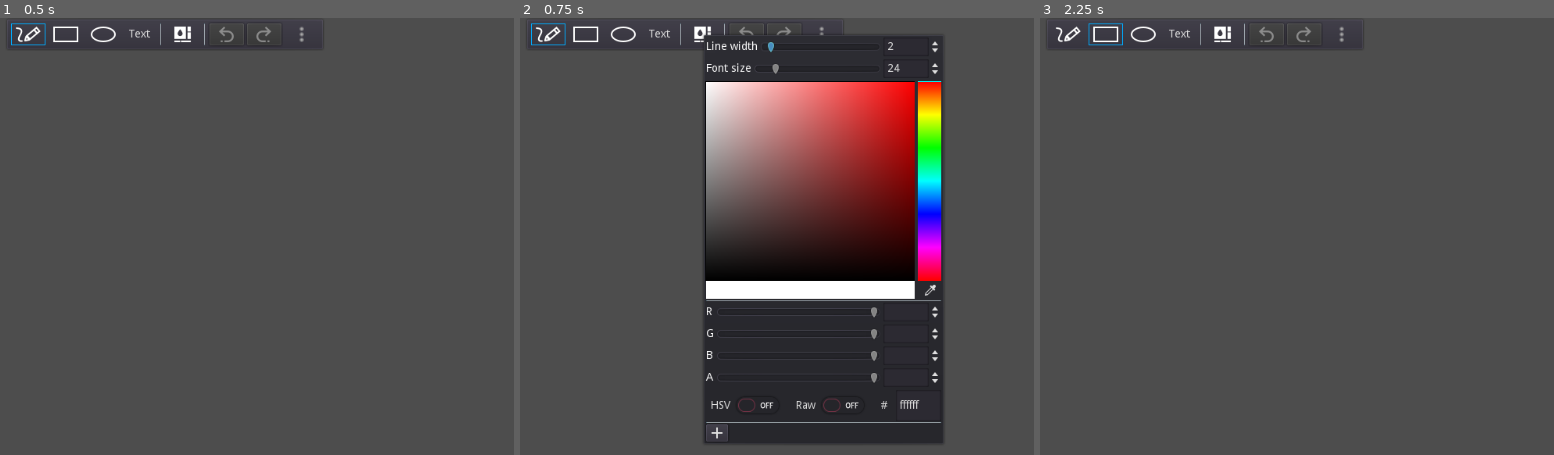
Above: before the commit, frames 1-3 (left to right).
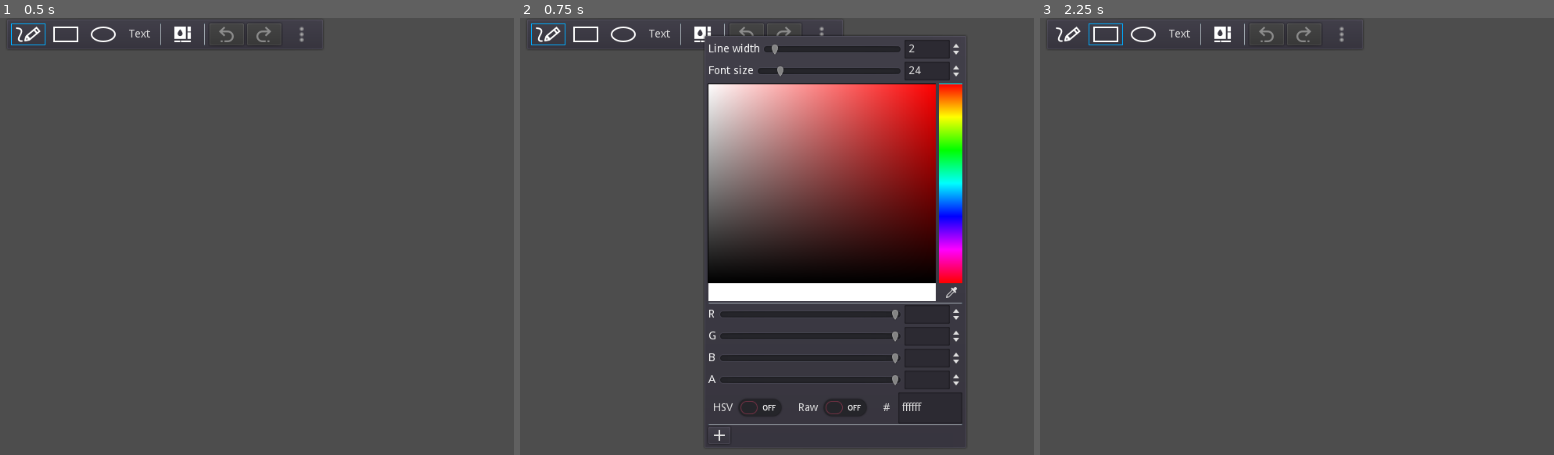
Above: after the commit, the same moments.

Repository: gilzoide/draw-over
Game: Godot game, scene res://main.tscn
Same seed, same stepped clock (60 frames per second), same inputs: the game is played once before the commit and once after it.
Inputs (mouse positions are in pixels of both pictures, inside the frame that each line leads up to):
- Up to frame 1 (0.5 s): no input
- Up to frame 2 (0.75 s): click (705, 35) at 0.5 s
- Up to frame 3 (2.25 s): click (1070, 35) at 1.25 s; click (1106, 35) at 2 s

Frame 1 is identical in both runs. In frame 2, 9.6% of the frame differs, in the area x 35-87%, y 3-99%; in frame 3, nothing differs.

Commit message:
Show BrushEditor as modal instead of using popup, remove BrushEditorPopup

Diff:
--- a/src/brush/BrushEditor.tscn
+++ b/src/brush/BrushEditor.tscn
@@ -2,28 +2,37 @@
 
 [ext_resource path="res://brush/brush_editor.gd" type="Script" id=1]
 
-[node name="BrushEditor" type="VBoxContainer"]
-margin_right = 40.0
-margin_bottom = 40.0
+[node name="BrushEditor" type="PanelContainer"]
+margin_right = 339.0
+margin_bottom = 532.0
 script = ExtResource( 1 )
 __meta__ = {
 "_edit_use_anchors_": false
 }
 
-[node name="LineWidth" type="HBoxContainer" parent="."]
-margin_right = 308.0
+[node name="VBoxContainer" type="VBoxContainer" parent="."]
+margin_left = 7.0
+margin_top = 7.0
+margin_right = 332.0
+margin_bottom = 525.0
+__meta__ = {
+"_edit_use_anchors_": false
+}
+
+[node name="LineWidth" type="HBoxContainer" parent="VBoxContainer"]
+margin_right = 325.0
 margin_bottom = 24.0
 
-[node name="Label" type="Label" parent="LineWidth"]
+[node name="Label" type="Label" parent="VBoxContainer/LineWidth"]
 margin_top = 5.0
 margin_right = 66.0
 margin_bottom = 19.0
 text = "Line width"
 
-[node name="HSlider" type="HSlider" parent="LineWidth"]
+[node name="HSlider" type="HSlider" parent="VBoxContainer/LineWidth"]
 margin_left = 70.0
 margin_top = 4.0
-margin_right = 230.0
+margin_right = 247.0
 margin_bottom = 20.0
 size_flags_horizontal = 3
 size_flags_vertical = 4
@@ -32,26 +41,26 @@
 value = 1.0
 allow_greater = true
 
-[node name="SpinBox" type="SpinBox" parent="LineWidth"]
-margin_left = 234.0
-margin_right = 308.0
+[node name="SpinBox" type="SpinBox" parent="VBoxContainer/LineWidth"]
+margin_left = 251.0
+margin_right = 325.0
 margin_bottom = 24.0
 
-[node name="FontSize" type="HBoxContainer" parent="."]
+[node name="FontSize" type="HBoxContainer" parent="VBoxContainer"]
 margin_top = 28.0
-margin_right = 308.0
+margin_right = 325.0
 margin_bottom = 52.0
 
-[node name="Label" type="Label" parent="FontSize"]
+[node name="Label" type="Label" parent="VBoxContainer/FontSize"]
 margin_top = 5.0
 margin_right = 58.0
 margin_bottom = 19.0
 text = "Font size"
 
-[node name="HSlider" type="HSlider" parent="FontSize"]
+[node name="HSlider" type="HSlider" parent="VBoxContainer/FontSize"]
 margin_left = 62.0
 margin_top = 4.0
-margin_right = 230.0
+margin_right = 247.0
 margin_bottom = 20.0
 size_flags_horizontal = 3
 size_flags_vertical = 4
@@ -60,16 +69,12 @@
 value = 14.0
 allow_greater = true
 
-[node name="SpinBox" type="SpinBox" parent="FontSize"]
-margin_left = 234.0
-margin_right = 308.0
+[node name="SpinBox" type="SpinBox" parent="VBoxContainer/FontSize"]
+margin_left = 251.0
+margin_right = 325.0
 margin_bottom = 24.0
 
-[node name="ColorPicker" type="ColorPicker" parent="."]
+[node name="ColorPicker" type="ColorPicker" parent="VBoxContainer"]
 margin_top = 56.0
-margin_right = 308.0
+margin_right = 325.0
 margin_bottom = 518.0
-
-[connection signal="value_changed" from="LineWidth/HSlider" to="." method="_on_line_width_slider_value_changed"]
-[connection signal="value_changed" from="FontSize/HSlider" to="." method="_on_font_size_slider_value_changed"]
-[connection signal="color_changed" from="ColorPicker" to="." method="_on_color_changed"]
--- a/src/brush/BrushEditorPopup.tscn
+++ /dev/null
@@ -1,20 +0,0 @@
-[gd_scene load_steps=5 format=2]
-
-[ext_resource path="res://autofree_popup.gd" type="Script" id=1]
-[ext_resource path="res://main_settings.tres" type="Resource" id=2]
-[ext_resource path="res://main_brush.tres" type="Resource" id=3]
-[ext_resource path="res://brush/BrushEditor.tscn" type="PackedScene" id=4]
-
-[node name="BrushEditorPopup" type="PopupPanel"]
-margin_right = 316.0
-margin_bottom = 526.0
-focus_mode = 2
-script = ExtResource( 1 )
-
-[node name="BrushEditor" parent="." instance=ExtResource( 4 )]
-margin_left = 4.0
-margin_top = 4.0
-margin_right = 312.0
-margin_bottom = 522.0
-brush = ExtResource( 3 )
-settings = ExtResource( 2 )
--- a/src/brush/brush_editor.gd
+++ b/src/brush/brush_editor.gd
@@ -5,18 +5,18 @@
 # This Source Code Form is subject to the terms of the Mozilla Public
 # License, v. 2.0. If a copy of the MPL was not distributed with this
 # file, You can obtain one at https://mozilla.org/MPL/2.0/.
-extends Control
+extends "res://control_always_inside_viewport.gd"
 
 const Brush = preload("res://brush/brush.gd")
 
-export(Resource) var brush
-export(Resource) var settings
+export(Resource) var brush = preload("res://main_brush.tres")
+export(Resource) var settings = preload("res://main_settings.tres")
 
-onready var _line_width_slider = $LineWidth/HSlider
-onready var _line_width_spinbox = $LineWidth/SpinBox
-onready var _font_size_slider = $FontSize/HSlider
-onready var _font_size_spinbox = $FontSize/SpinBox
-onready var _color_picker = $ColorPicker
+onready var _line_width_slider = $VBoxContainer/LineWidth/HSlider
+onready var _line_width_spinbox = $VBoxContainer/LineWidth/SpinBox
+onready var _font_size_slider = $VBoxContainer/FontSize/HSlider
+onready var _font_size_spinbox = $VBoxContainer/FontSize/SpinBox
+onready var _color_picker = $VBoxContainer/ColorPicker
 
 
 func _ready() -> void:
@@ -34,6 +34,9 @@
 
 	var _err = _color_picker.connect("preset_added", self, "_on_color_preset_changed")
 	_err = _color_picker.connect("preset_removed", self, "_on_color_preset_changed")
+	_err = _color_picker.connect("color_changed", self, "_on_color_changed")
+	_err = _line_width_slider.connect("value_changed", self, "_on_line_width_slider_value_changed")
+	_err = _font_size_slider.connect("value_changed", self, "_on_font_size_slider_value_changed")
 
 
 func _notification(what: int) -> void:
@@ -42,19 +45,21 @@
 			_line_width_slider.value = brush.line_width
 			_font_size_slider.value = brush.font_size
 			_color_picker.color = brush.color
-		elif settings:
+	elif what == NOTIFICATION_MODAL_CLOSE:
+		if settings:
 			settings.brush_size = brush.line_width
 			settings.font_size = brush.font_size
+		queue_free()
+
+
+func _on_line_width_slider_value_changed(value: float) -> void:
+	if brush:
+		brush.line_width = value
 
 
 func _on_font_size_slider_value_changed(value: float) -> void:
 	if brush:
 		brush.font_size = int(value)
-
-
-func _on_line_width_slider_value_changed(value: float) -> void:
-	if brush:
-		brush.line_width = value
 
 
 func _on_color_changed(color: Color) -> void:
--- /dev/null
+++ b/src/control_always_inside_viewport.gd
@@ -0,0 +1,28 @@
+# Copyright (c) 2021 Gil Barbosa Reis.
+#
+# This file is part of Draw Over: https://github.com/gilzoide/draw-over
+#
+# This Source Code Form is subject to the terms of the Mozilla Public
+# License, v. 2.0. If a copy of the MPL was not distributed with this
+# file, You can obtain one at https://mozilla.org/MPL/2.0/.
+extends Control
+
+var _is_changing_rect = false
+
+
+func _ready() -> void:
+	_on_item_rect_changed()
+	var _err = connect("item_rect_changed", self, "_on_item_rect_changed")
+
+
+func _on_item_rect_changed() -> void:
+	if _is_changing_rect:  # avoid recursion
+		return
+	var rect = get_rect()
+	var viewport_rect = get_viewport_rect()
+	if not viewport_rect.has_point(rect.end):
+		_is_changing_rect = true
+		rect.position.x = clamp(rect.position.x, 0, viewport_rect.end.x - rect.size.x)
+		rect.position.y = clamp(rect.position.y, 0, viewport_rect.end.y - rect.size.y)
+		rect_position = rect.position
+		_is_changing_rect = false
--- a/src/main.gd
+++ b/src/main.gd
@@ -26,7 +26,7 @@
 export(Resource) var main_ui_visibility = preload("res://main_ui_visibility.tres")
 export(Resource) var settings = preload("res://main_settings.tres")
 
-var _BrushEditorPopup: PackedScene
+var _BrushEditor: PackedScene
 var _color_shortcuts = {}
 var _dragging = false
 var _undoredo = UndoRedo.new()
@@ -159,11 +159,13 @@
 
 
 func _open_brush_editor() -> void:
-	if not _BrushEditorPopup:
-		_BrushEditorPopup = load("res://brush/BrushEditorPopup.tscn")
-	var popup: Popup = _BrushEditorPopup.instance()
-	add_child(popup)
-	popup.popup(Rect2(get_global_mouse_position(), popup.get_combined_minimum_size()))
+	if not _BrushEditor:
+		_BrushEditor = load("res://brush/BrushEditor.tscn")
+	var editor = _BrushEditor.instance()
+	add_child(editor)
+	editor.rect_position = get_local_mouse_position()
+	editor.set_as_toplevel(true)
+	editor.show_modal()
 
 
 func _on_settings_changed() -> void:
